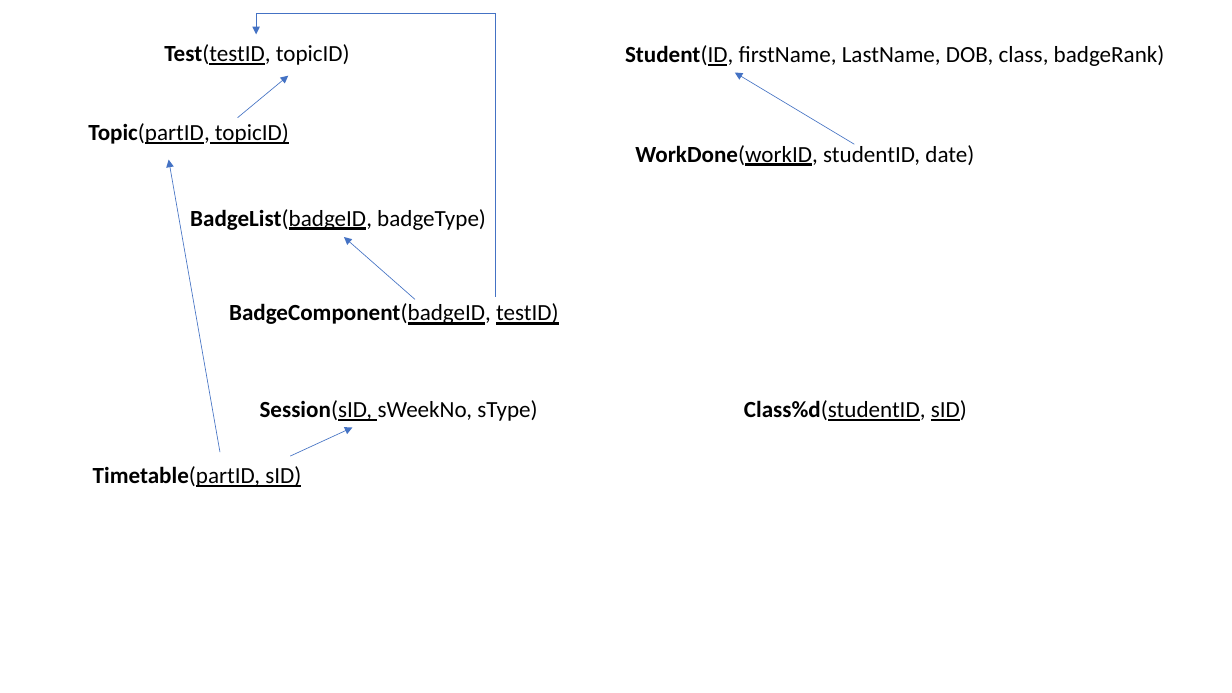
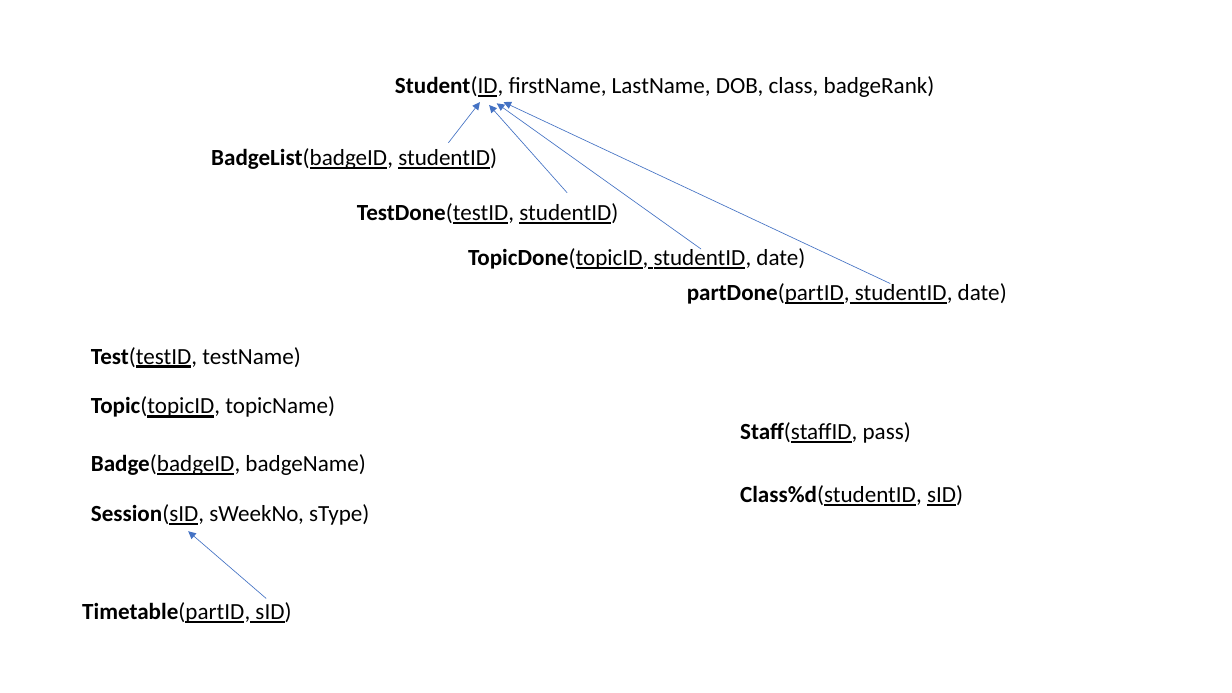
Before and after one commit to dotran98/Ass2, a slide deck: slide 1 of Datatbase schema.pptx. Drawn at 1232x693 pixels with LibreOffice and Linux fonts; fonts in the diff are those of the drawing. Boxes give left, top, right and bottom in pixels: in the first picture for what was removed or moved away, otherwise in the second. Text is boxed around its words. In the diff, an @@ line names an element or a change of style, - is before the commit and + after.

```diff
--- a/Datatbase schema.pptx
+++ b/Datatbase schema.pptx
@@ elbow arrow removed from (495, 297) to (256, 34) @@
@@ text "Student(ID, firstName, LastName, DOB, class, ...": place and size @@
-text "Student(ID, firstName, LastName, DOB, class, ..." at [625,45,1165,66]
+text "Student(ID, firstName, LastName, DOB, class, ..." at [395,76,935,97]
@@ arrow removed from (855, 144) to (735, 72) @@
@@ arrow moved from (238, 117) - (288, 76) to (448, 142) - (480, 103) @@
@@ arrow added from (567, 193) to (489, 105), #4472C4 0.5 pt @@
@@ arrow added from (701, 250) to (497, 104), #4472C4 0.5 pt @@
@@ arrow added from (890, 284) to (504, 103), #4472C4 0.5 pt @@
@@ text at [211,148,497,169]: text changed @@
-BadgeList(badgeID, badgeType)
+BadgeList(badgeID, studentID)
@@ text removed at [635,142,974,166] @@
-WorkDone(workID, studentID, date)
@@ arrow removed from (220, 452) to (169, 160) @@
@@ text added at [357,203,618,224], 18 pt, text #000000, underline @@
+TestDone(testID, studentID)
@@ text added at [468,246,805,269], 18 pt, text #000000 @@
+TopicDone(topicID, studentID, date)
@@ text added at [687,281,1007,304], 18 pt, text #000000 @@
+partDone(partID, studentID, date)
@@ text removed at [229,303,558,325] @@
-BadgeComponent(badgeID, testID)
@@ text at [91,347,300,368]: text changed @@
-Test(testID, topicID)
+Test(testID, testName)
@@ text at [91,396,335,418]: text changed @@
-Topic(partID, topicID)
+Topic(topicID, topicName)
@@ arrow removed from (290, 457) to (352, 428) @@
@@ text added at [740,422,911,443], 18 pt, text #000000 @@
+Staff(staffID, pass)
@@ text added at [91,454,365,475], 18 pt, text #000000 @@
+Badge(badgeID, badgeName)
@@ text "Class%d(studentID, sID)": place and size @@
-text "Class%d(studentID, sID)" at [744,400,967,421]
+text "Class%d(studentID, sID)" at [740,485,963,506]
@@ text "Session(sID, sWeekNo, sType)": place and size @@
-text "Session(sID, sWeekNo, sType)" at [260,400,537,421]
+text "Session(sID, sWeekNo, sType)" at [91,504,369,525]
@@ text "Session(sID, sWeekNo, sType)" at [91,504,369,525]: underline off in "Session(sID," @@
@@ arrow moved from (415, 299) - (344, 238) to (266, 599) - (189, 531) @@
@@ text "Timetable(partID, sID)": place and size @@
-text "Timetable(partID, sID)" at [93,466,301,487]
+text "Timetable(partID, sID)" at [82,602,291,623]
@@ text "Timetable(partID, sID)" at [82,602,291,623]: underline off in "Timetable(partID, sID)" @@
```
Also in this commit, not shown: 2 other files.
